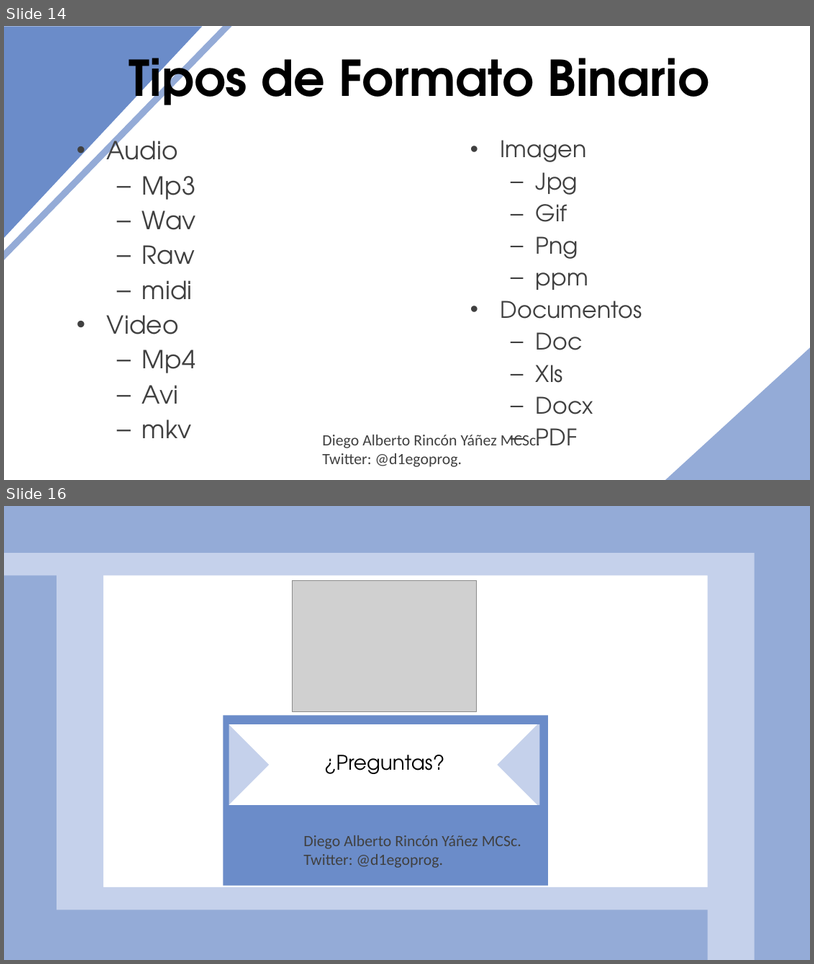
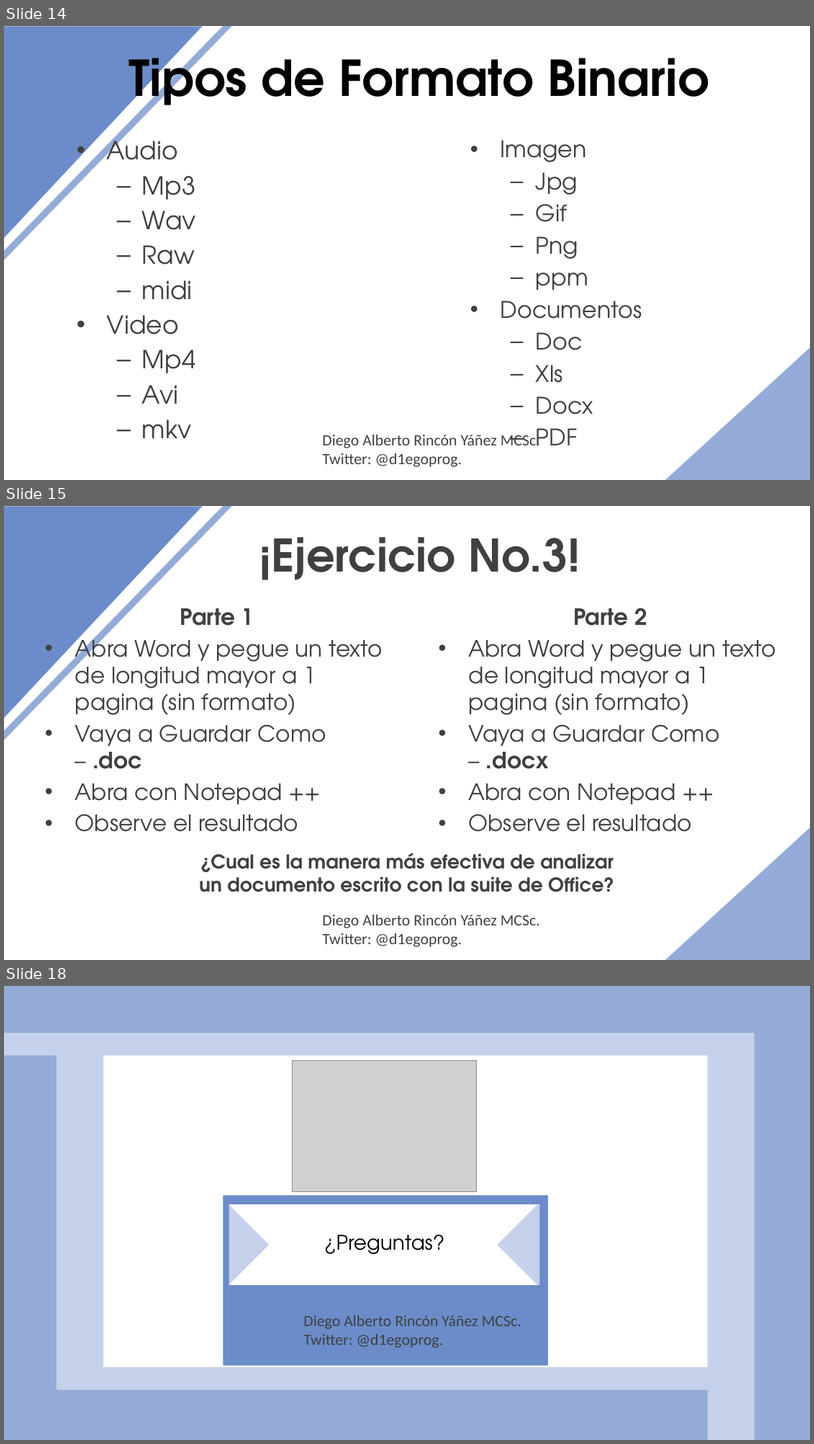
Before and after one commit to d1egoprog/COURSE-BigDataScienceandAnalitycs, a slide deck: [MinSalud] Course/T1. Identificación de Formatos.ppsx. Shown one above the other, each under a label of ours: slides 14 and 16 before the commit, slides 14, 15 and 18 after it; the slides between them are not shown. The pictures are 814x964 and 814x1444 pixels, drawn with LibreOffice and Linux fonts; fonts in the diff are those of the drawing; grey boxes stand for pictures; background and template pictures are left out. Boxes give left, top, right and bottom in pixels: in the first picture for what was removed or moved away, otherwise in the second. Text is boxed around its words. In the diff, an @@ line names an element or a change of style, - is before the commit and + after.

```diff
--- a/[MinSalud] Course/T1. Identificación de Formatos.ppsx
+++ b/[MinSalud] Course/T1. Identificación de Formatos.ppsx
@@ slide 15 added at [4,506,810,960], background #FFFFFF; not listed: 4 template elements that a slide beside it also shows @@
@@ title added at [259,537,580,580], 40 pt, text #404040, bold @@
+¡Ejercicio No.3!
@@ text added at [75,608,383,831], 20 pt, text #404040 @@
+Parte 1
+• Abra Word y pegue un texto de longitud mayor a 1 pagina (sin formato)
+• Vaya a Guardar Como – .doc
+• Abra con Notepad ++
+• Observe el resultado
@@ text added at [469,608,777,831], 20 pt, text #404040 @@
+Parte 2
+• Abra Word y pegue un texto de longitud mayor a 1 pagina (sin formato)
+• Vaya a Guardar Como – .docx
+• Abra con Notepad ++
+• Observe el resultado
@@ text added at [199,852,615,892], 17 pt, text #404040, bold @@
+¿Cual es la manera más efectiva de analizar un documento escrito con la suite de Office?
@@ what was slide 16 is now slide 18 @@
```
Also in this commit, not shown: 2 slides changed, 1 other slide added.
